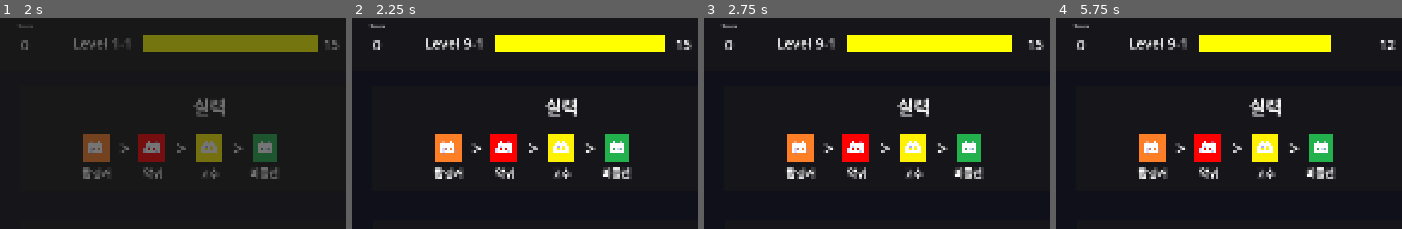
Above: before the commit, frames 1-4 (left to right).
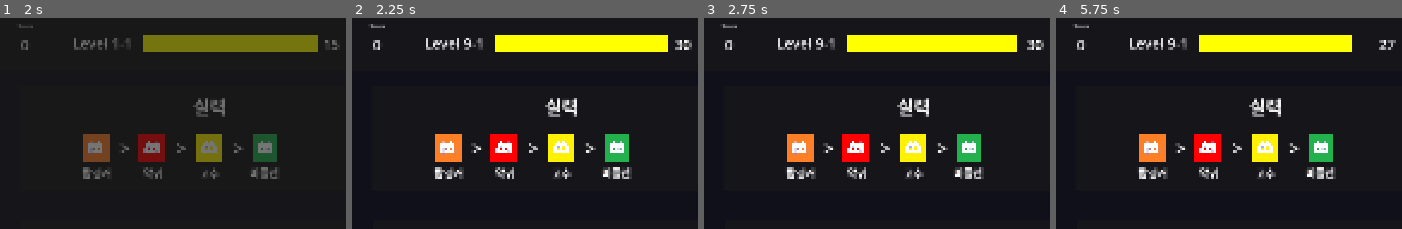
Above: after the commit, the same moments.

Repository: junu192857/Arrow-Game
Game: Godot game, scene res://Scenes/Ingame.tscn
Two runs of this game, one before a commit and one after it. Both use one fixed random seed, a clock stepped at 60 frames per second and the inputs below.
Inputs:
- Up to frame 1 (2 s): tap Enter at 0.5, 1.35 s; hold D 0.53-1.28 s; tap J at 0.6 s; tap Space at 0.77, 1.25, 1.52 s; hold S from 1.28 s (still down)
- Up to frame 2 (2.25 s): tap Enter at 2 s; release S at 2.03 s; hold D from 2.03 s (still down); tap Shift at 2.1 s
- Up to frame 3 (2.75 s): keep holding D
- Up to frame 4 (5.75 s): tap Space at 2.75, 3.02, 3.77, 4.52 s; tap J at 2.85, 5.1 s; release D at 3.53 s; hold A 3.53-5.03 s; tap Enter at 3.6 s; tap Shift at 4.35 s; hold S from 5.03 s (still down)
The pictures show only the part of the screen within x 50-100%, y 0-50%; the shares and areas given below are measured in that part.

Frame 1 is identical in both runs. In frame 2, 0.2% of the frame differs, in the area x 90-99%, y 8-17%; in frame 3, 0.3%; in frame 4, 0.7%, in the area x 79-99%, y 8-17%.

Commit message:
reutrn 추가

Diff:
--- a/arrow-game/Scripts/LevelManager.gd
+++ b/arrow-game/Scripts/LevelManager.gd
@@ -1,6 +1,6 @@
 extends Node
 
-const STAGE_TIME_LIMIT := 15.0
+const STAGE_TIME_LIMIT := 30.0
 
 var level: int
 var stage: int
@@ -104,6 +104,7 @@
 	if !playing:
 		if key == InputManager.Key.ENTER:
 			_restart_game()
+			return
 		else:
 			return
 	match key:
